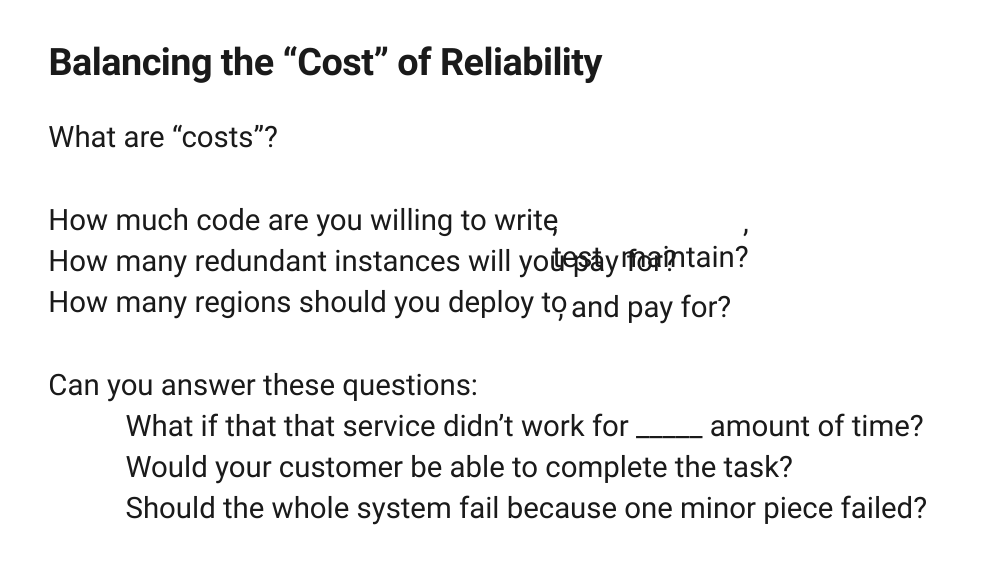
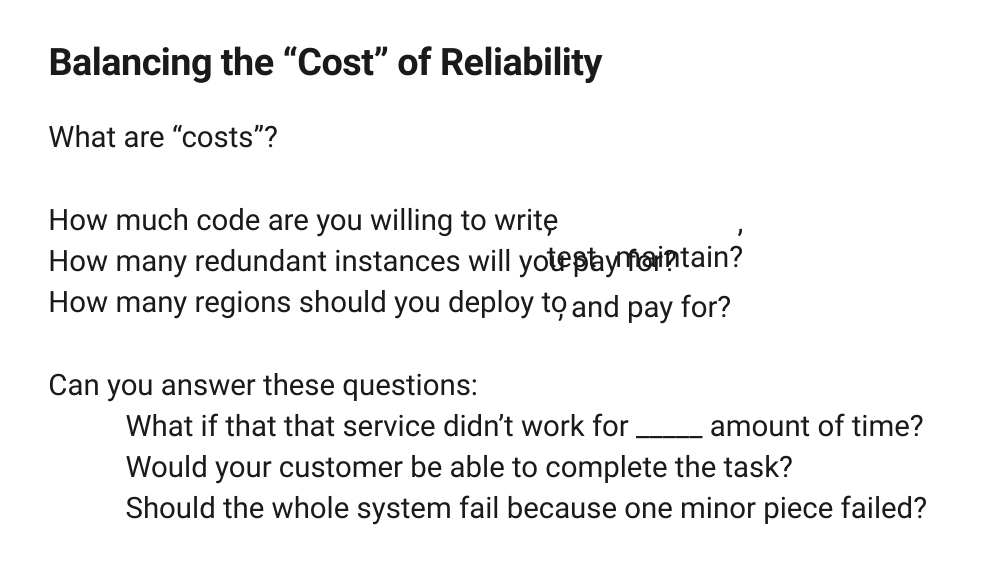
Before and after one commit to SteveLasker/Presentations, a slide deck: slide 7 of ACR/Build2018-ResilientServicesDotnetCoreAKS.pptx. Drawn at 1008x567 pixels with LibreOffice and Linux fonts; fonts in the diff are those of the drawing; background and template pictures are left out. Boxes give left, top, right and bottom in pixels: in the first picture for what was removed or moved away, otherwise in the second. Text is boxed around its words. In the diff, an @@ line names an element or a change of style, - is before the commit and + after.

```diff
--- a/ACR/Build2018-ResilientServicesDotnetCoreAKS.pptx
+++ b/ACR/Build2018-ResilientServicesDotnetCoreAKS.pptx
@@ text ", test": place and size @@
-text ", test" at [552, 247, 602, 275]
+text ", test" at [547, 247, 597, 275]
@@ text ", maintain?": place and size @@
-text ", maintain?" at [621, 245, 749, 272]
+text ", maintain?" at [615, 245, 743, 272]
```
Also in this commit, not shown: 3 other slides changed, 3 slides added, 4 slides removed.
